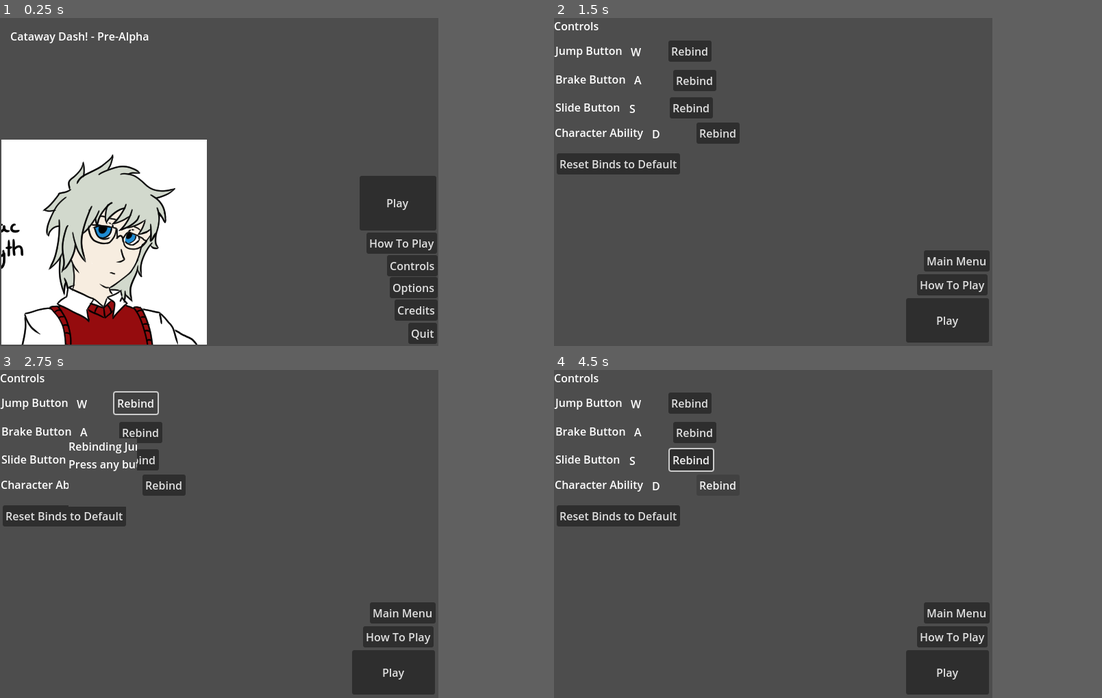
Above: before the commit, frames 1-4 (two rows, left to right).
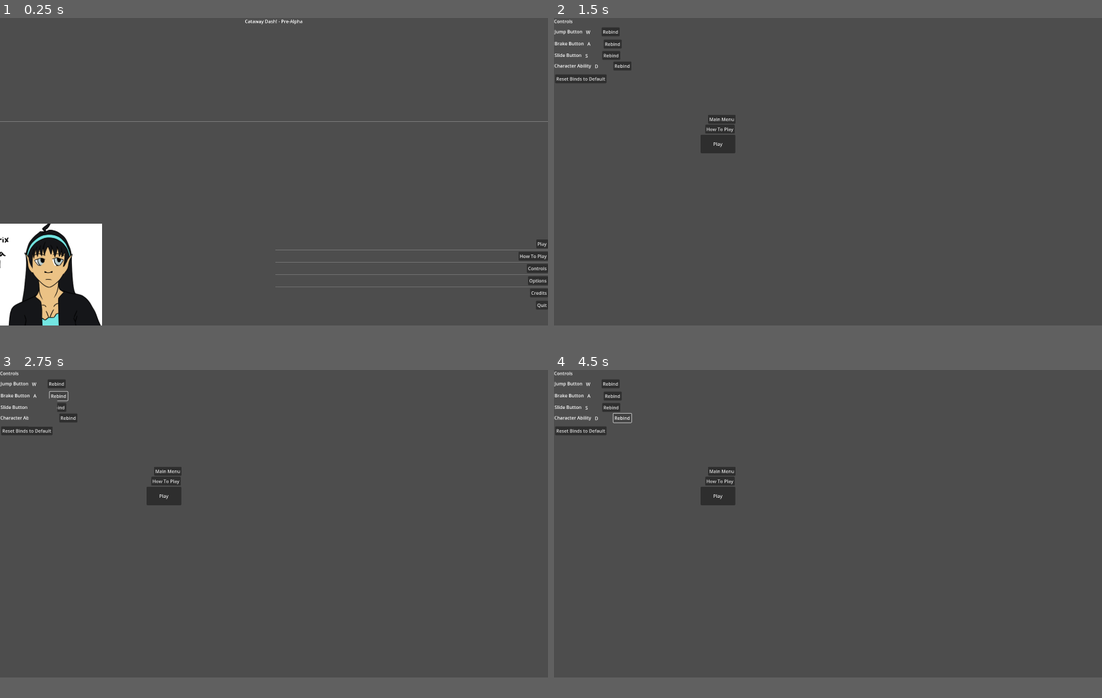
Above: after the commit, the same moments.

Repository: theartiztzachary/Cataway-Dash
Game: Godot game, scene res://SceneAssets/StartScreenScenes/StartScreenScn.tscn
The game is run twice, just before and just after one commit, with the same random seed, the same clock (stepped at 60 frames per second) and the same inputs.
Inputs:
- Up to frame 1 (0.25 s): no input
- Up to frame 2 (1.5 s): click "How To Play" at 0.5 s; click "Controls" at 1.25 s
- Up to frame 3 (2.75 s): click "Rebind" at 2 s
- Up to frame 4 (4.5 s): click "Rebind" at 2.75 s; click "Rebind" at 3.5 s; click "Rebind" at 4.25 s
In our replay, the window is 640x480 before the commit and 800x450 after it. These sizes can differ from the game's own. Grey fills any space a smaller window leaves; there, only what the larger window draws over its background counts as a difference.

The runs differ from the first frame. In frame 1, 28% of the frame differs, in the area x 0-100%, y 0-100%; in frame 2, 8.3%; in frame 3, 7.8%; in frame 4, 8.3%.
Error after the commit: Invalid assignment of property or key 'texture' with value of type 'CompressedTexture2D' on a base object of type 'null instance'. (res://ScriptAssets/StartScr…

Commit message:
work on upsizing game
start screen (hypothetically) figured out, other screens need to be worked on

Diff:
--- a/SceneAssets/OptionsSceens/OptionsScn.tscn
+++ b/SceneAssets/OptionsSceens/OptionsScn.tscn
@@ -17,7 +17,8 @@
 layout_mode = 0
 offset_right = 63.0
 offset_bottom = 27.0
-text = "Options"
+text = "Options
+Note - resolution options may bug out due to the recent upsize change, and it has not been throughouly tested yet. Currently my focus as been getting the game mechanics finalized before coming and doing a second pass for the UI. Thanks :3"
 
 [node name="StartButton" type="Button" parent="Control"]
 layout_mode = 0
--- a/SceneAssets/StartScreenScenes/StartScreenScn.tscn
+++ b/SceneAssets/StartScreenScenes/StartScreenScn.tscn
@@ -9,84 +9,121 @@
 [ext_resource type="Script" path="res://ScriptAssets/StartScreenScripts/CreditsButton.gd" id="5_oubtd"]
 [ext_resource type="Script" path="res://ScriptAssets/StartScreenScripts/QuitButton.gd" id="6_clnkm"]
 
-[node name="StartScreenScn" type="Node2D"]
+[node name="StartScreenScn" type="CanvasLayer"]
 
 [node name="Control" type="Control" parent="."]
 layout_mode = 3
-anchors_preset = 0
-offset_right = 640.0
-offset_bottom = 480.0
+anchors_preset = 15
+anchor_right = 1.0
+anchor_bottom = 1.0
+grow_horizontal = 2
+grow_vertical = 2
+size_flags_horizontal = 3
+size_flags_vertical = 3
 script = ExtResource("1_i7jly")
 
-[node name="PlayButton" type="Button" parent="Control"]
-layout_mode = 0
-offset_left = 525.0
-offset_top = 231.0
-offset_right = 637.0
-offset_bottom = 311.0
+[node name="VBoxContainer" type="VBoxContainer" parent="Control"]
+layout_mode = 1
+anchors_preset = 15
+anchor_right = 1.0
+anchor_bottom = 1.0
+grow_horizontal = 2
+grow_vertical = 2
+size_flags_horizontal = 3
+
+[node name="TitleCard" type="HBoxContainer" parent="Control/VBoxContainer"]
+layout_mode = 2
+size_flags_vertical = 3
+
+[node name="tempStartScreenLabel" type="Label" parent="Control/VBoxContainer/TitleCard"]
+layout_mode = 2
+size_flags_horizontal = 3
+size_flags_vertical = 1
+text = "Cataway Dash! - Pre-Alpha"
+horizontal_alignment = 1
+
+[node name="HSeparator" type="HSeparator" parent="Control/VBoxContainer"]
+layout_mode = 2
+size_flags_vertical = 2
+
+[node name="HBoxContainer" type="HBoxContainer" parent="Control/VBoxContainer"]
+layout_mode = 2
+size_flags_vertical = 3
+
+[node name="AspectRatioContainer" type="AspectRatioContainer" parent="Control/VBoxContainer/HBoxContainer"]
+layout_mode = 2
+size_flags_horizontal = 3
+alignment_horizontal = 0
+alignment_vertical = 2
+
+[node name="tempPortraits" type="TextureRect" parent="Control/VBoxContainer/HBoxContainer/AspectRatioContainer"]
+layout_mode = 2
+texture = ExtResource("2_ti1w1")
+
+[node name="VSeparator" type="VSeparator" parent="Control/VBoxContainer/HBoxContainer"]
+layout_mode = 2
+size_flags_horizontal = 4
+
+[node name="Buttons" type="VBoxContainer" parent="Control/VBoxContainer/HBoxContainer"]
+layout_mode = 2
+size_flags_horizontal = 3
+alignment = 1
+
+[node name="PlayButton" type="Button" parent="Control/VBoxContainer/HBoxContainer/Buttons"]
+layout_mode = 2
+size_flags_horizontal = 8
+size_flags_vertical = 8
 text = "Play"
 script = ExtResource("2_ef6qy")
 
-[node name="How2PlayButton" type="Button" parent="Control"]
-layout_mode = 0
-offset_left = 535.0
-offset_top = 314.0
-offset_right = 638.0
-offset_bottom = 345.0
+[node name="HSeparator" type="HSeparator" parent="Control/VBoxContainer/HBoxContainer/Buttons"]
+layout_mode = 2
+
+[node name="How2PlayButton" type="Button" parent="Control/VBoxContainer/HBoxContainer/Buttons"]
+layout_mode = 2
+size_flags_horizontal = 8
 text = "How To Play"
 script = ExtResource("3_ue0g0")
 
-[node name="ControlsButton" type="Button" parent="Control"]
-layout_mode = 0
-offset_left = 565.0
-offset_top = 347.0
-offset_right = 639.0
-offset_bottom = 378.0
+[node name="HSeparator2" type="HSeparator" parent="Control/VBoxContainer/HBoxContainer/Buttons"]
+layout_mode = 2
+
+[node name="ControlsButton" type="Button" parent="Control/VBoxContainer/HBoxContainer/Buttons"]
+layout_mode = 2
+size_flags_horizontal = 8
 text = "Controls"
 script = ExtResource("3_d2atw")
 
-[node name="OptionsButton" type="Button" parent="Control"]
-layout_mode = 0
-offset_left = 569.0
-offset_top = 379.0
-offset_right = 639.0
-offset_bottom = 410.0
+[node name="HSeparator3" type="HSeparator" parent="Control/VBoxContainer/HBoxContainer/Buttons"]
+layout_mode = 2
+
+[node name="OptionsButton" type="Button" parent="Control/VBoxContainer/HBoxContainer/Buttons"]
+layout_mode = 2
+size_flags_horizontal = 8
 text = "Options"
 script = ExtResource("4_5m55e")
 
-[node name="CreditsButton" type="Button" parent="Control"]
-layout_mode = 0
-offset_left = 576.0
-offset_top = 412.0
-offset_right = 639.0
-offset_bottom = 443.0
+[node name="HSeparator4" type="HSeparator" parent="Control/VBoxContainer/HBoxContainer/Buttons"]
+layout_mode = 2
+
+[node name="CreditsButton" type="Button" parent="Control/VBoxContainer/HBoxContainer/Buttons"]
+layout_mode = 2
+size_flags_horizontal = 8
 text = "Credits"
 script = ExtResource("5_oubtd")
 
-[node name="QuitButton" type="Button" parent="Control"]
-layout_mode = 0
-offset_left = 596.0
-offset_top = 446.0
-offset_right = 638.0
-offset_bottom = 477.0
+[node name="HSeparator5" type="HSeparator" parent="Control/VBoxContainer/HBoxContainer/Buttons"]
+layout_mode = 2
+
+[node name="QuitButton" type="Button" parent="Control/VBoxContainer/HBoxContainer/Buttons"]
+layout_mode = 2
+size_flags_horizontal = 8
 text = "Quit"
 script = ExtResource("6_clnkm")
 
-[node name="tempStartScreenLabel" type="Label" parent="Control"]
-layout_mode = 0
-offset_left = 15.0
-offset_top = 15.0
-offset_right = 191.0
-offset_bottom = 42.0
-text = "Cataway Dash! - Pre-Alpha"
-
-[node name="tempPortraits" type="Sprite2D" parent="Control"]
-position = Vector2(152, 328)
-texture = ExtResource("2_ti1w1")
-
-[connection signal="pressed" from="Control/PlayButton" to="Control/PlayButton" method="_on_pressed"]
-[connection signal="pressed" from="Control/How2PlayButton" to="Control/How2PlayButton" method="_on_pressed"]
-[connection signal="pressed" from="Control/ControlsButton" to="Control/ControlsButton" method="_on_pressed"]
-[connection signal="pressed" from="Control/OptionsButton" to="Control/OptionsButton" method="_on_pressed"]
-[connection signal="pressed" from="Control/CreditsButton" to="Control/CreditsButton" method="_on_pressed"]
-[connection signal="pressed" from="Control/QuitButton" to="Control/QuitButton" method="_on_pressed"]
+[connection signal="pressed" from="Control/VBoxContainer/HBoxContainer/Buttons/PlayButton" to="Control/VBoxContainer/HBoxContainer/Buttons/PlayButton" method="_on_pressed"]
+[connection signal="pressed" from="Control/VBoxContainer/HBoxContainer/Buttons/How2PlayButton" to="Control/VBoxContainer/HBoxContainer/Buttons/How2PlayButton" method="_on_pressed"]
+[connection signal="pressed" from="Control/VBoxContainer/HBoxContainer/Buttons/ControlsButton" to="Control/VBoxContainer/HBoxContainer/Buttons/ControlsButton" method="_on_pressed"]
+[connection signal="pressed" from="Control/VBoxContainer/HBoxContainer/Buttons/OptionsButton" to="Control/VBoxContainer/HBoxContainer/Buttons/OptionsButton" method="_on_pressed"]
+[connection signal="pressed" from="Control/VBoxContainer/HBoxContainer/Buttons/CreditsButton" to="Control/VBoxContainer/HBoxContainer/Buttons/CreditsButton" method="_on_pressed"]
+[connection signal="pressed" from="Control/VBoxContainer/HBoxContainer/Buttons/QuitButton" to="Control/VBoxContainer/HBoxContainer/Buttons/QuitButton" method="_on_pressed"]
--- a/ScriptAssets/StartScreenScripts/StartScreenControl.gd
+++ b/ScriptAssets/StartScreenScripts/StartScreenControl.gd
@@ -1,13 +1,13 @@
 extends Control
 
 var rng_gen = RandomNumberGenerator.new()
-var character_portrait: Sprite2D
+var character_portrait: TextureRect
 
 func _ready() -> void:
 	var rng_call = randi_range(1, 6)
 	# 1 = Selena, 2 = Isaac, 3 = DJ, 4 = Korria, 5 = Adien, 6 = Lyvok
 
-	character_portrait = get_node('/root/StartScreenScn/Control/tempPortraits')
+	character_portrait = get_node('/root/StartScreenScn/Control/AspectRatioContainer/tempPortraits')
 
 	match rng_call:
 		1:
--- a/project.godot
+++ b/project.godot
@@ -22,12 +22,12 @@
 
 [display]
 
-window/size/viewport_width=640
-window/size/viewport_height=480
+window/size/viewport_width=1920
+window/size/viewport_height=1080
 window/size/mode=3
-window/stretch/mode="canvas_items"
-window/stretch/aspect="expand"
-window/stretch/scale_mode="integer"
+window/size/resizable=false
+window/stretch/mode="viewport"
+window/stretch/aspect="keep_width"
 
 [input]
 
Not shown, changed: docs/notes.txt
